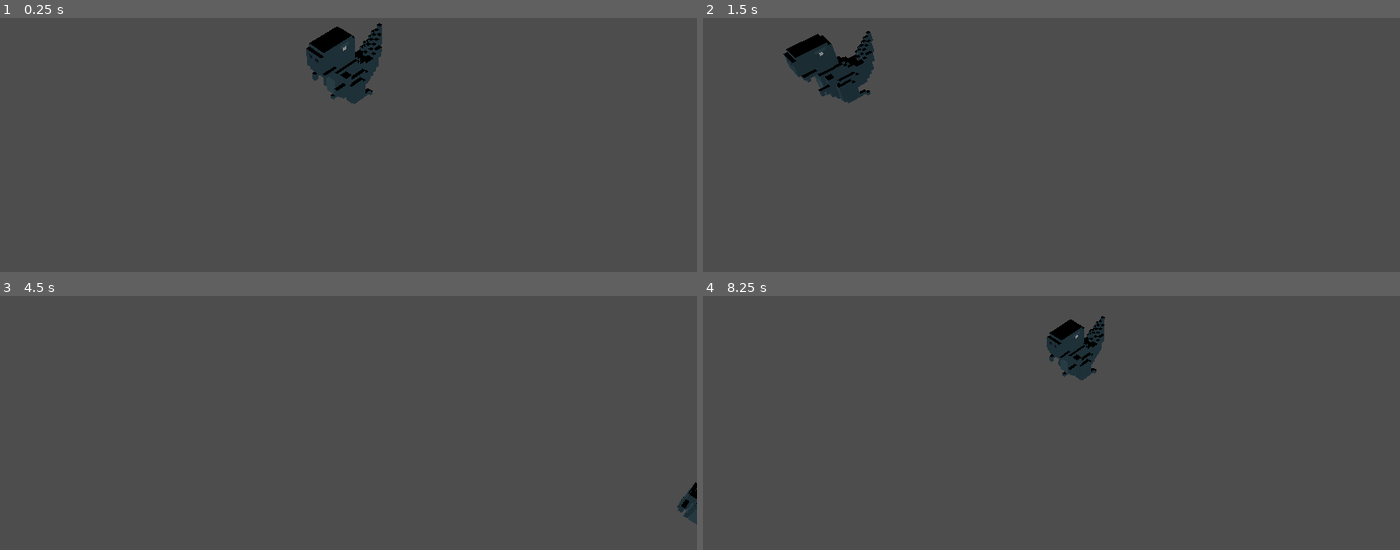
Above: before the commit, frames 1-4 (two rows, left to right).
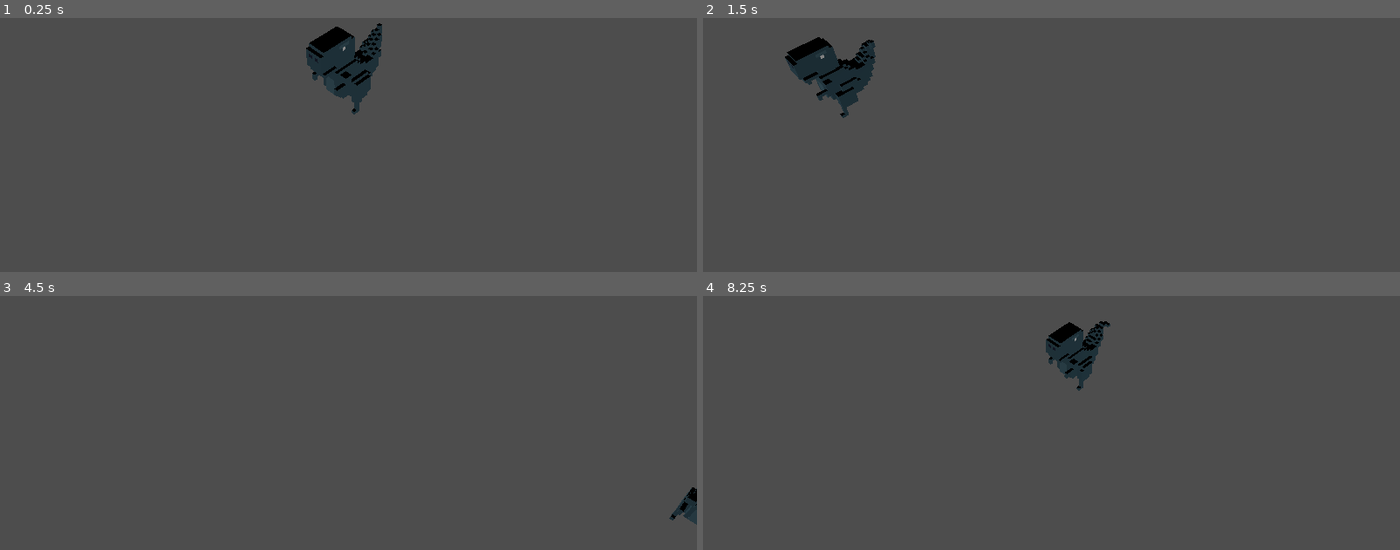
Above: after the commit, the same moments.

Repository: SugarWong97/Godot4_StopMotion3D
Game: Godot game, scene res://Demo.tscn
The game is run twice, just before and just after one commit, with the same random seed, the same clock (stepped at 60 frames per second) and the same inputs.
Inputs (mouse positions are in pixels of both pictures, inside the frame that each line leads up to):
- Up to frame 1 (0.25 s): no input
- Up to frame 2 (1.5 s): tap Enter at 0.5 s; move the mouse to (1204, 76) at 0.52 s; hold D 0.53-1.28 s; hold Z 0.53-1.28 s; click (1204, 76) at 0.67 s; move the mouse to (912, 114) at 1.27 s; hold S from 1.28 s (still down); tap X at 1.35 s
- Up to frame 3 (4.5 s): move the mouse to (outside the picture) at 2.02 s; release S at 2.03 s; hold D 2.03-2.78 s; hold E 2.03-2.78 s; move the mouse to (313, 450) at 2.77 s; hold W 2.78-3.53 s; tap Q at 2.85 s; click (313, 450) at 2.92 s; move the mouse to (557, 433) at 3.52 s; hold Shift 3.53-4.28 s; hold A from 3.53 s (still down); move the mouse to (139, 316) at 4.27 s; tap Z at 4.35 s
- Up to frame 4 (8.25 s): tap Space at 5 s; move the mouse to (1086, 374) at 5.02 s; release A at 5.03 s; hold S 5.03-5.78 s; hold X 5.03-5.78 s; click (1086, 374) at 5.17 s; tap Enter at 5.75 s; move the mouse to (outside the picture) at 5.77 s; hold D 5.78-6.53 s; tap E at 5.85 s; move the mouse to (1204, 354) at 6.52 s; hold W 6.53-7.28 s; hold Q 6.53-7.28 s; move the mouse to (912, 392) at 7.27 s; hold D 7.28-8.03 s; tap Shift at 7.35 s; click (912, 392) at 7.42 s; move the mouse to (outside the picture) at 8.02 s; hold S from 8.03 s (still down); hold Z from 8.03 s (still down)

The runs differ from the first frame. In frame 1, 0.3% of the frame differs, in the area x 43-55%, y 3-39%; in frame 2, 0.9%, in the area x 11-25%, y 5-40%; in frame 3, 0.1%; in frame 4, 0.6%.
Error after the commit: Invalid call. Nonexistent function 'set_delayms' in base 'Node3D (MeshAnimationPlayer)'. (res://Demo.gd:12)

Commit message:
change code about frame playing delay
1. change delay_ms to fps, easier for using
2. if play/reverse/random after init()/stop()/set_default_fps(),
   then loop animation immediately(instead of waiting timer)

Diff:
--- a/MeshAnimationPlayer.gd
+++ b/MeshAnimationPlayer.gd
@@ -1,6 +1,7 @@
 extends Node3D
 class_name MeshAnimationPlayer
 
+@export var defaultFPS : int = 30
 @export_dir var loadAnimationsPath : Array[String]
 @export_enum("obj", "gltf") var animationExtension: String = "gltf"
 @export_node_path("MeshInstance3D") var meshNodePath
@@ -30,10 +31,10 @@
 var curAnimationFrame = 0
 var curAnimationName : String
 var oldAnimationID : int = -1
-var frameDelay = 0
 
 # Actual timer.
 var timerForAnimation = null
+var isNeedPlayImmediatelyWhenPlayCtrl = true
 
 func trace_prin(info_str):
 	push_error(info_str)
@@ -69,7 +70,6 @@
 	timerForAnimation = Timer.new()
 	# Set time delay configuration.
 	timerForAnimation.set_one_shot(false)
-	set_delayms()
 	timerForAnimation.set_autostart(true)
 	timerForAnimation.stop()
 	timerForAnimation.connect('timeout', Callable(self, 'loopFrames'))
@@ -83,7 +83,8 @@
 func init() :
 	var source = ""
 	var animationName = ""
-
+	isNeedPlayImmediatelyWhenPlayCtrl = true
+	set_default_fps(defaultFPS)
 	loadedAnimations.clear()
 	dictForLoadedAnimations.clear()
 
@@ -165,6 +166,9 @@
 	animationIdToPlay = animation
 	animationPlayOrder = method
 	isAnimationLoopPlay = loop
+	if isNeedPlayImmediatelyWhenPlayCtrl :
+		loopFrames()
+		isNeedPlayImmediatelyWhenPlayCtrl = false
 	resume()
 
 # Plays stop motion animation.
@@ -214,6 +218,7 @@
 	# Pause delay timer.
 	pause()
 	curAnimationFrame = 0
+	isNeedPlayImmediatelyWhenPlayCtrl = true
 	if len(loadedAnimations) == 0 or len(loadedAnimations[animationIdToPlay]) == 0 :
 		trace_prin(nick + ": Stop, But nothing loaded")
 		return
@@ -259,6 +264,9 @@
 		curAnimationFrame = randi() % nOfFrames
 
 # Updates delay
-func set_delayms(delay_ms: int = 150):
-	frameDelay = delay_ms / 1000.0
-	timerForAnimation.set_wait_time(frameDelay)
+func set_default_fps(fps: int):
+	var frameDelayS : float
+	defaultFPS = fps
+	frameDelayS = 1.0 / fps * 1.0
+	timerForAnimation.set_wait_time(frameDelayS)
+	isNeedPlayImmediatelyWhenPlayCtrl = true
